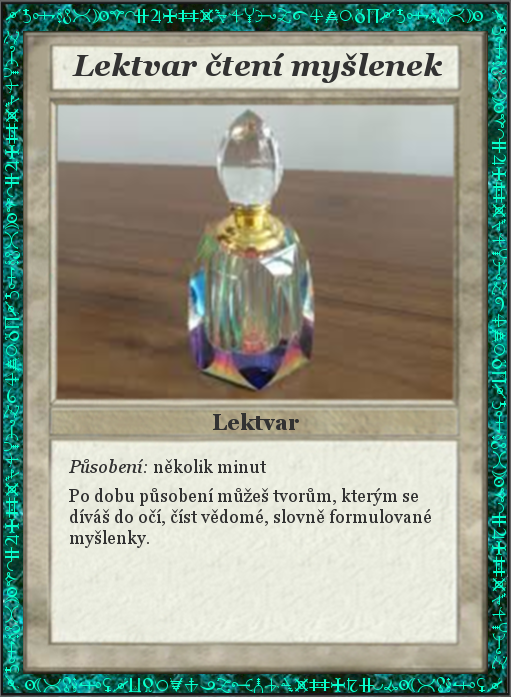
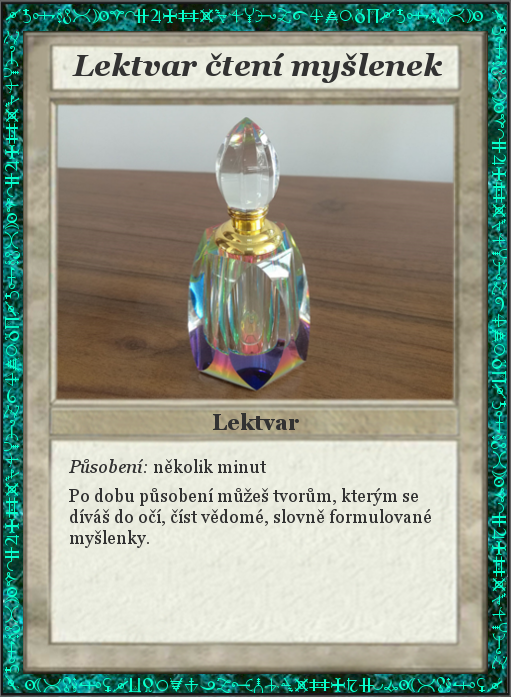
Comparing the layer stacks of the two 511 × 697 images. Changes:
renamed "images7.jpg" to "HTB1oxuEXZLJ8KJjy0Fnq6AFDpXaB.jpg", painted on it over (x1=51, y1=104, x2=459, y2=403)
